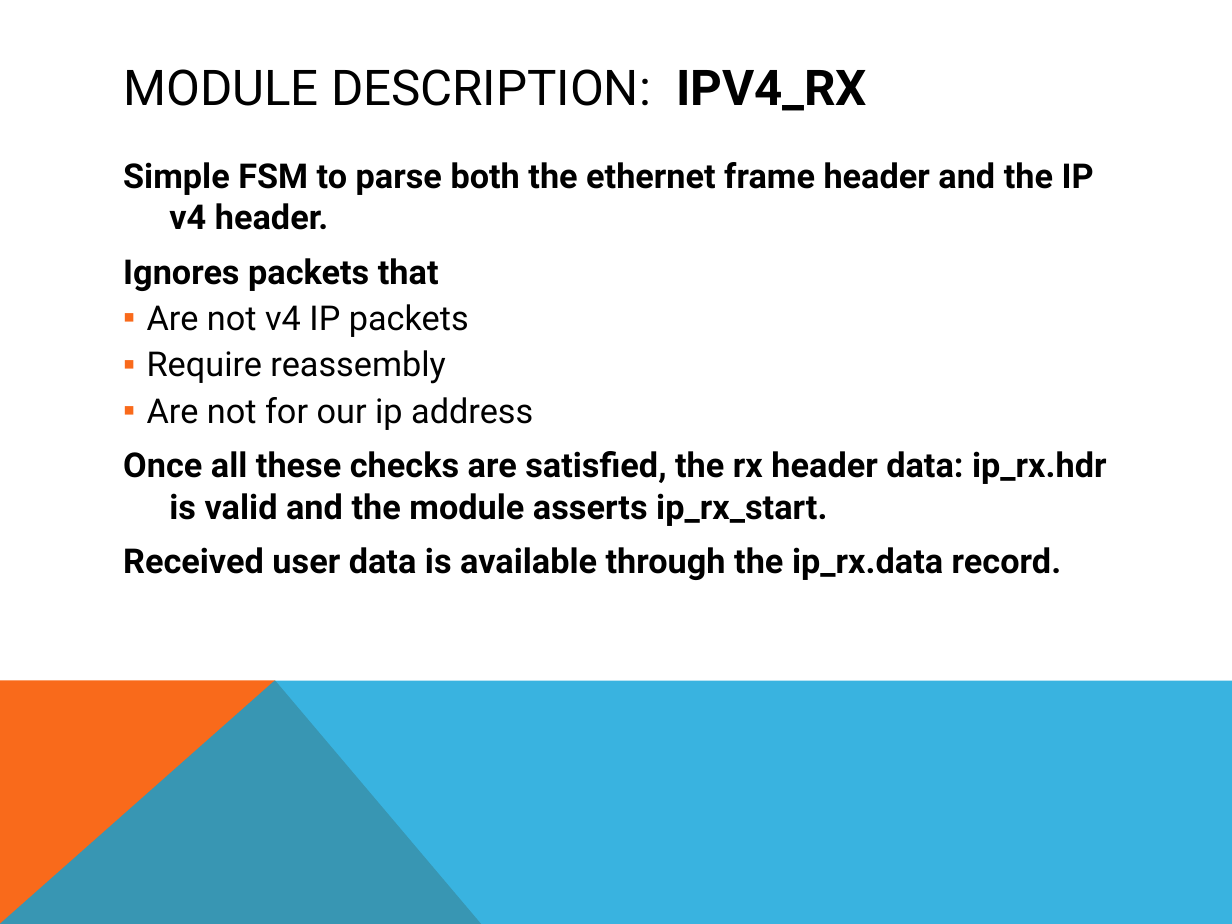
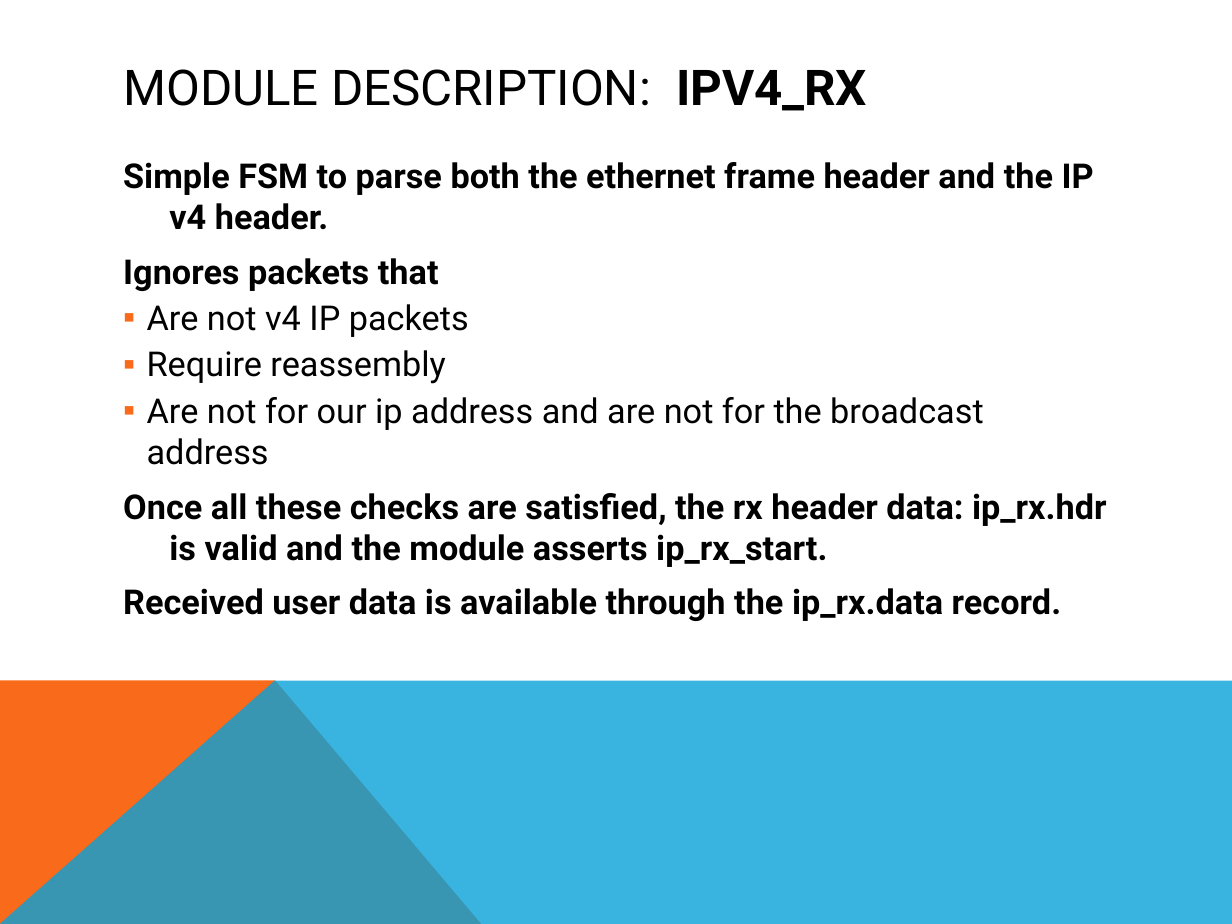
Before and after one commit to freecores/udp_ip_stack, a slide deck: slide 15 of doc/src/UDP_IP_Stack.pptx. Drawn at 1232x924 pixels with LibreOffice and Linux fonts; fonts in the diff are those of the drawing. Boxes give left, top, right and bottom in pixels: in the first picture for what was removed or moved away, otherwise in the second. Text is boxed around its words. In the diff, an @@ line names an element or a change of style, - is before the commit and + after.

Commit message:
Changes to implement handling of IP broadcast address on TX and RX.

```diff
--- a/doc/src/UDP_IP_Stack.pptx
+++ b/doc/src/UDP_IP_Stack.pptx
@@ text at <box>147,397,983,465</box>: text changed @@
-  ▪ Are not for our ip address
+  ▪ Are not for our ip address and are not for the broadcast address
```
Also in this commit, not shown: 3 other slides changed, 11 other files.
